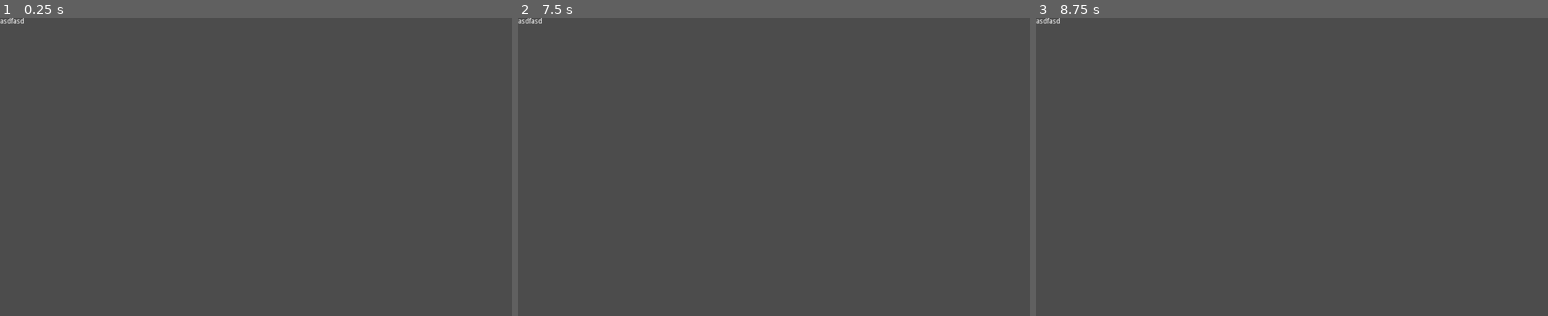
Above: before the commit, frames 1-3 (left to right).
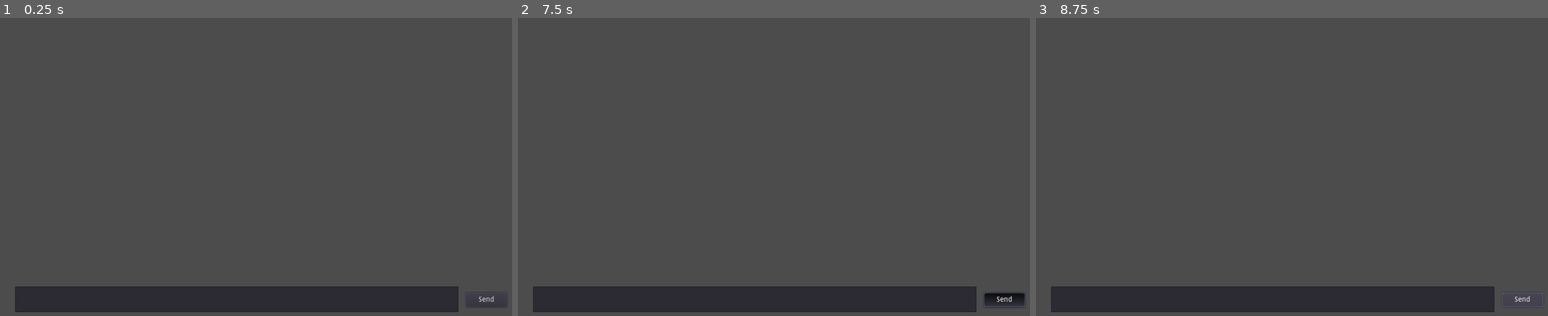
Above: after the commit, the same moments.

Repository: matheusfillipe/gircc
Game: Godot game, scene res://main.tscn
Two runs of this game, one before a commit and one after it. Both use one fixed random seed, a clock stepped at 60 frames per second and the inputs below. Before the commit the project has no main scene; this scene is started directly in both runs.
Inputs (mouse positions are in pixels of both pictures, inside the frame that each line leads up to):
- Up to frame 1 (0.25 s): no input
- Up to frame 2 (7.5 s): click (1004, 301) at 0.5 s, where only the run after the commit has a clickable "Send"; click (1004, 301) at 1.25 s, where only the run after the commit has a clickable "Send"; click (1004, 301) at 2 s, where only the run after the commit has a clickable "Send"; tap Enter (send, bound only after the commit) at 2.75, 3.6, 4.25, 5.1, 5.75, 6.6 s; hold Enter (send, bound only after the commit) 2.78-3.53 s; tap Space at 3.5, 5, 6.5 s; hold Enter (send, bound only after the commit) 4.28-5.03 s; hold Enter (send, bound only after the commit) 5.78-6.53 s; hold Enter (send, bound only after the commit) from 7.28 s (still down)
- Up to frame 3 (8.75 s): release Enter (send, bound only after the commit) at 8.03 s; tap Enter (send, bound only after the commit) at 8.1 s

The runs differ from the first frame. In frame 1, 7.6% of the frame differs, in the area x 0-97%, y 0-99%; in frame 2, 7.9%, in the area x 0-99%, y 0-99%; in frame 3, 7.6%.

Commit message:
It is possible

Diff:
--- /dev/null
+++ b/main.gd
@@ -0,0 +1,97 @@
+# Simple concept test
+
+extends Control
+
+# The URL we will connect to
+export var websocket_url = "wss://irc.dot.org.es:7669"
+
+onready var scroll_container = $ScrollContainer
+onready var label = $ScrollContainer/Label
+onready var text_edit = $TextEdit
+
+var nick
+var channel = "#romanian"
+
+# Our WebSocketClient instance
+var _client = WebSocketClient.new()
+
+func _ready():
+	if OS.has_environment("USERNAME"):
+		nick = OS.get_environment("USERNAME")
+	else:
+		nick = "whatnick"
+
+
+	# Connect base signals to get notified of connection open, close, and errors.
+	_client.connect("connection_closed", self, "_closed")
+	_client.connect("connection_error", self, "_closed")
+	_client.connect("connection_established", self, "_connected")
+	# This signal is emitted when not using the Multiplayer API every time
+	# a full packet is received.
+	# Alternatively, you could check get_peer(1).get_available_packets() in a loop.
+	_client.connect("data_received", self, "_on_data")
+
+	# Initiate connection to the given URL.
+	var err = _client.connect_to_url(websocket_url)
+	if err != OK:
+		print("Unable to connect")
+		set_process(false)
+
+
+func scrolldown():
+	# Get variables
+	var bar: VScrollBar = scroll_container.get_v_scrollbar();
+	# Scroll to the bottom once the scrollbar has been updated
+	scroll_container.scroll_vertical = bar.max_value;
+
+func _closed(was_clean = false):
+	# was_clean will tell you if the disconnection was correctly notified
+	# by the remote peer before closing the socket.
+	print("Closed, clean: ", was_clean)
+	set_process(false)
+
+func send(text: String):
+	_client.get_peer(1).put_packet((text + "\n").to_utf8())
+
+func _connected(proto = ""):
+	# This is called on connection, "proto" will be the selected WebSocket
+	# sub-protocol (which is optional)
+	print("Connected with protocol: ", proto)
+	# You MUST always use get_peer(1).put_packet to send data to server,
+	# and not put_packet directly when not using the MultiplayerAPI.
+	send("nick " + nick)
+	send("user " + nick + " * * :" + nick)
+
+	# TODO wait for irc ready instead of this
+	yield(get_tree().create_timer(2, false), "timeout")
+	send("join " + channel)
+
+func _on_data():
+	# Print the received packet, you MUST always use get_peer(1).get_packet
+	# to receive data from server, and not get_packet directly when not
+	# using the MultiplayerAPI.
+	var data = _client.get_peer(1).get_packet().get_string_from_utf8()
+	print("Got data from server: ", data)
+	var first = data.split(" ")[0]
+	if first == "PING":
+		return send(data.replace("PI", "PO"))
+	label.text += data + "\n"
+	scrolldown()
+
+func _input(ev):
+		if ev.is_action_pressed("send"):
+			_on_Send_pressed()
+
+func _process(_delta):
+	# Call this in _process or _physics_process. Data transfer, and signals
+	# emission will only happen when calling this function.
+	_client.poll()
+
+
+func _on_Send_pressed():
+	for data in text_edit.text.split("\n"):
+		if len(data) > 0:
+			send("privmsg " + channel + " :" + data)
+			label.text += "---> " + nick + ": " + data + "\n"
+	text_edit.text = ""
+	scrolldown()
--- a/main.tscn
+++ b/main.tscn
@@ -1,10 +1,41 @@
-[gd_scene format=2]
+[gd_scene load_steps=2 format=2]
+
+[ext_resource path="res://main.gd" type="Script" id=1]
 
 [node name="Control" type="Control"]
 anchor_right = 1.0
 anchor_bottom = 1.0
+script = ExtResource( 1 )
 
-[node name="Label" type="Label" parent="."]
+[node name="Send" type="Button" parent="."]
+anchor_left = 1.0
+anchor_top = 1.0
 anchor_right = 1.0
 anchor_bottom = 1.0
-text = "asdfasd"
+margin_left = -98.0
+margin_top = -53.0
+margin_right = -16.0
+margin_bottom = -24.0
+text = "Send"
+
+[node name="TextEdit" type="TextEdit" parent="."]
+anchor_top = 1.0
+anchor_right = 1.0
+anchor_bottom = 1.0
+margin_left = 30.0
+margin_top = -65.0
+margin_right = -113.0
+margin_bottom = -14.0
+
+[node name="ScrollContainer" type="ScrollContainer" parent="."]
+anchor_right = 1.0
+anchor_bottom = 1.0
+margin_right = -14.0
+margin_bottom = -83.0
+follow_focus = true
+scroll_horizontal_enabled = false
+
+[node name="Label" type="Label" parent="ScrollContainer"]
+margin_bottom = 14.0
+
+[connection signal="pressed" from="Send" to="." method="_on_Send_pressed"]
--- a/project.godot
+++ b/project.godot
@@ -11,7 +11,16 @@
 [application]
 
 config/name="gircc"
+run/main_scene="res://main.tscn"
 config/icon="res://icon.png"
+
+[input]
+
+send={
+"deadzone": 0.5,
+"events": [ Object(InputEventKey,"resource_local_to_scene":false,"resource_name":"","device":0,"alt":false,"shift":false,"control":false,"meta":false,"command":false,"pressed":false,"scancode":16777221,"physical_scancode":0,"unicode":0,"echo":false,"script":null)
+ ]
+}
 
 [physics]
 
